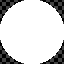
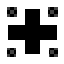
Before/after of a w=64, h=64 layered artwork. What changed in the layer stack:
painted on "Hintergrund-Kopie" over [0, 0, 64, 64]
painted on "Hintergrund" over [0, 0, 64, 64]
